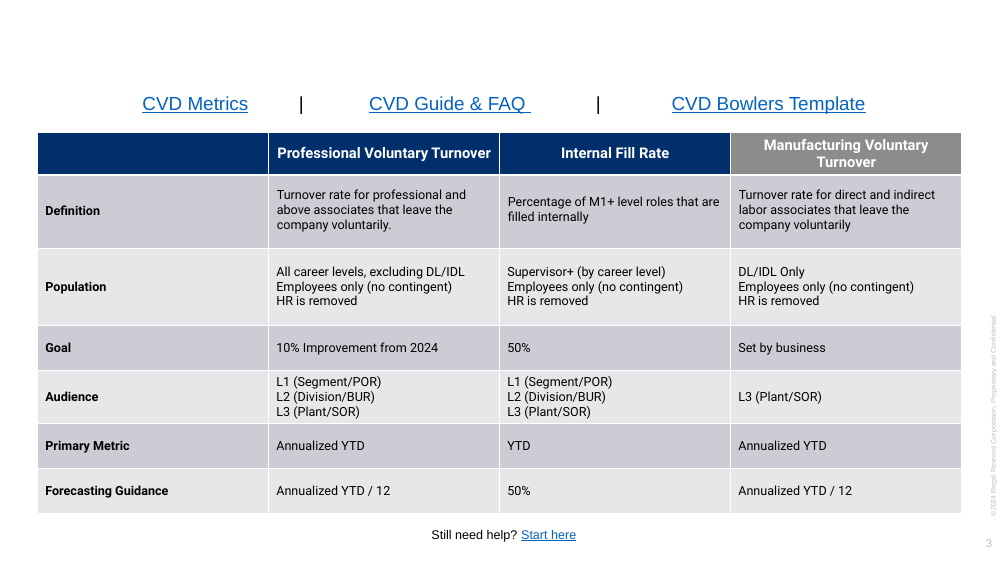
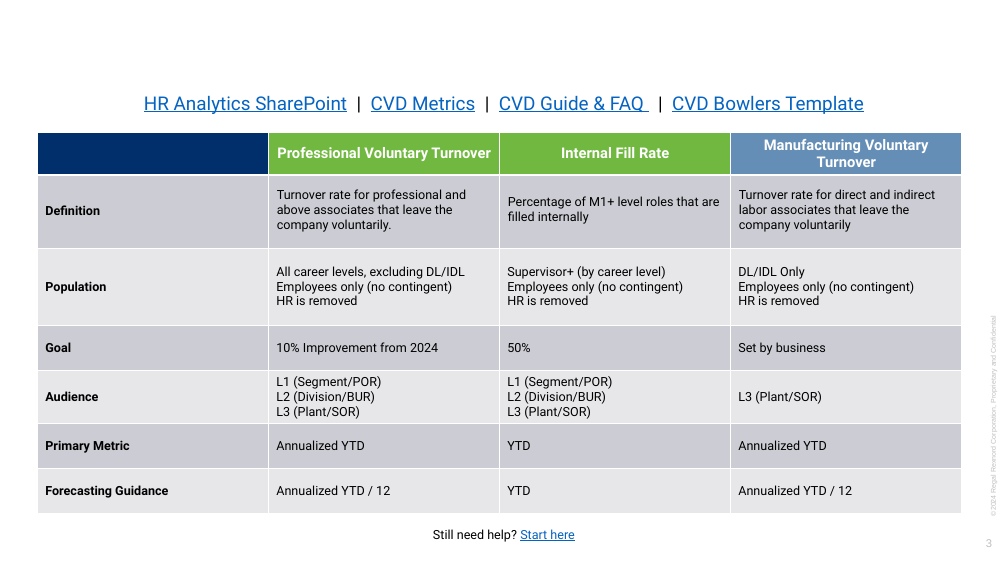
Before and after one commit to jeagleso/2025_Core-Value-Drivers_Reporting, a slide deck: slide 3 of presentations/CVD Training.pptx. Drawn at 1008x567 pixels with LibreOffice and Linux fonts; fonts in the diff are those of the drawing; background and template pictures are left out. Boxes give left, top, right and bottom in pixels: in the first picture for what was removed or moved away, otherwise in the second. Text is boxed around its words. In the diff, an @@ line names an element or a change of style, - is before the commit and + after.

```diff
--- a/presentations/CVD Training.pptx
+++ b/presentations/CVD Training.pptx
@@ text at (144, 95, 864, 114): text changed; font Arial to Roboto @@
-CVD Metrics | CVD Guide & FAQ | CVD Bowlers Template
+HR Analytics SharePoint | CVD Metrics | CVD Guide & FAQ | CVD Bowlers Template
@@ table at (38, 132, 963, 514) @@
-row 7, column 3: 50%
+row 7, column 3: YTD
@@ fill #002F6C to #71B840 in 2 cells @@
@@ fill #8C8C8C to #648EB6 in row 1, column 4 @@
@@ text "Still need help? Start here" at (433, 529, 574, 542): font Arial to Roboto @@
```
Also in this commit, not shown: 6 other slides changed, 5 slides added, 49 other files.
